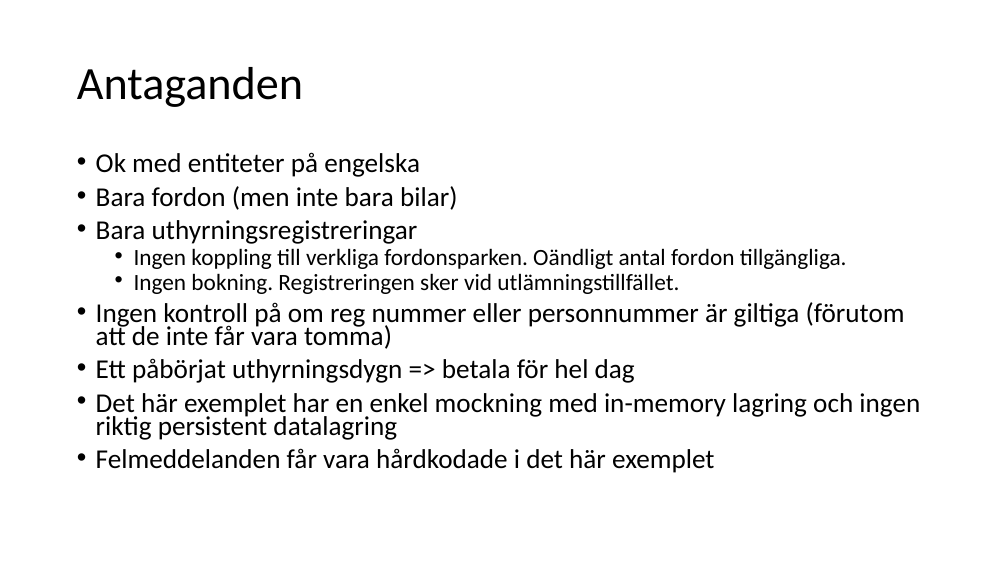
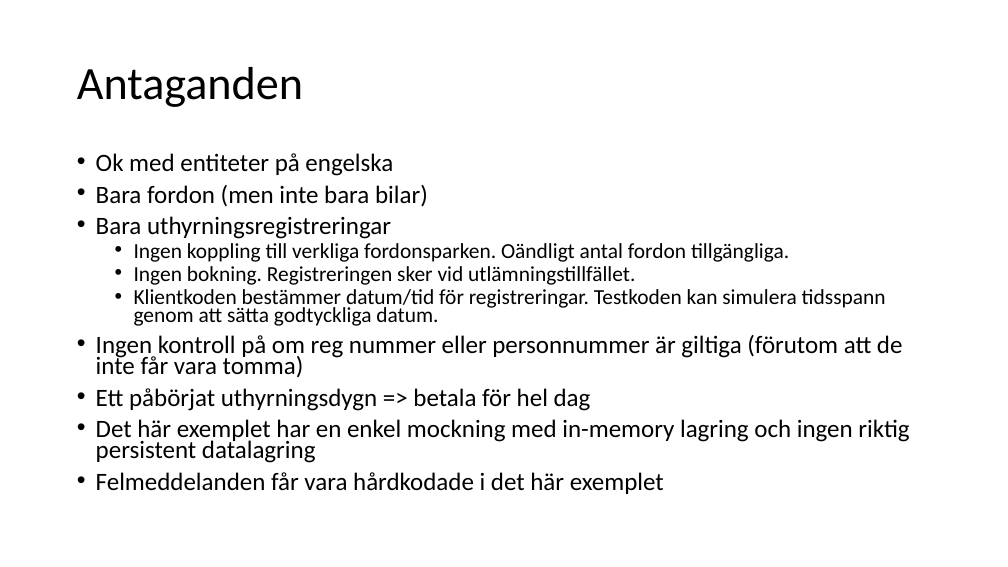
Before and after one commit to LarsBergqvist/CarRentalService, a slide deck: slide 2 of CarRentalService - Lars Bergqvist.pptx. Drawn at 1008x567 pixels with LibreOffice and Linux fonts; fonts in the diff are those of the drawing. Boxes give left, top, right and bottom in pixels: in the first picture for what was removed or moved away, otherwise in the second. Text is boxed around its words. In the diff, an @@ line names an element or a change of style, - is before the commit and + after.

```diff
--- a/CarRentalService - Lars Bergqvist.pptx
+++ b/CarRentalService - Lars Bergqvist.pptx
@@ text at (96,153,909,494): size 25.9 to 23.8 pt in "Ok med entiteter på engelska", "Bara fordon (men inte bara bilar)", "Bara uthyrningsregistreringar", "Ingen kontroll på om reg nummer eller ..." and 3 more places; size 22.2 to 20.4 pt in "Ingen koppling till verkliga fordonsparken. Oändligt antal ...", "Ingen bokning. Registreringen sker vid utlämningstillfället." @@
@@ text at (134,289,886,326): paragraph added @@
+  • Klientkoden bestämmer datum/tid för registreringar. Testkoden kan simulera tidsspann genom att sätta godtyckliga datum.
```
Also in this commit, not shown: 1 other slide changed, 4 slides added.
